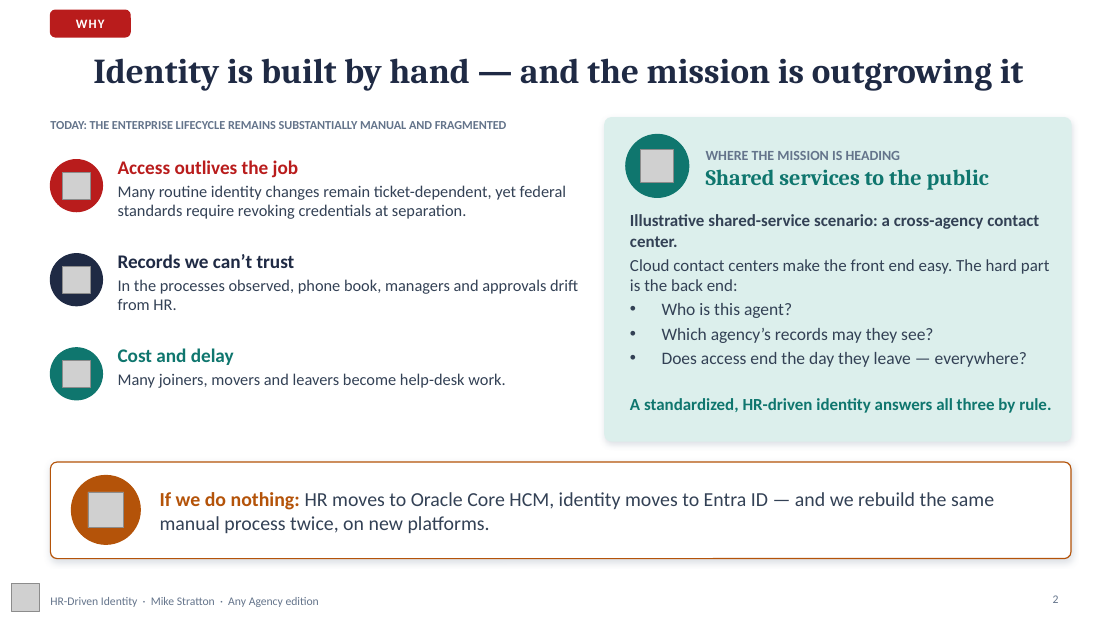
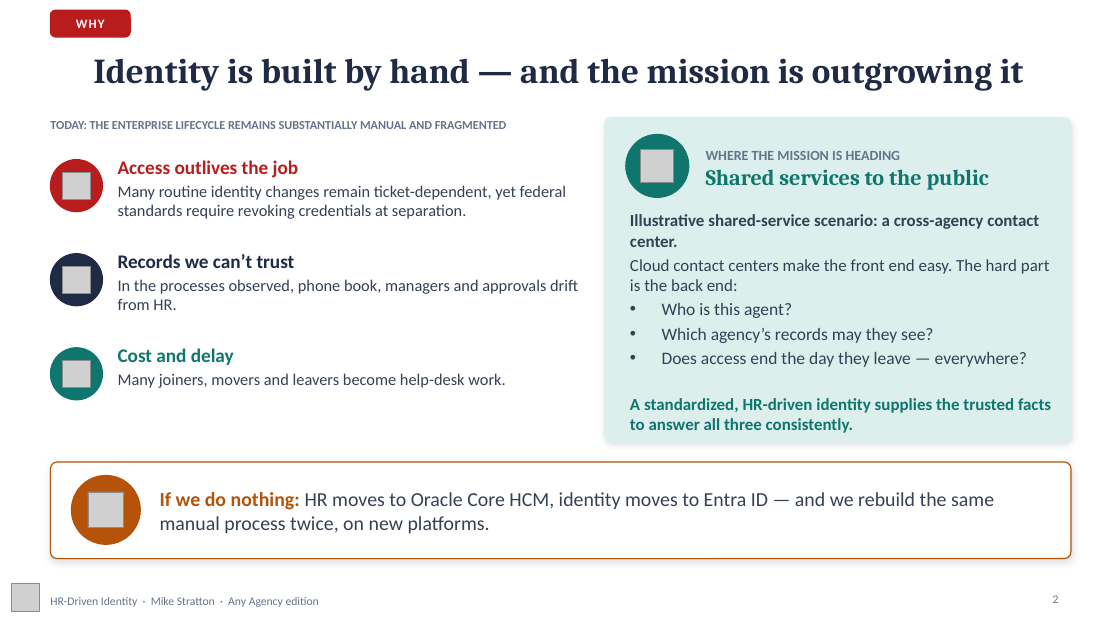
Before and after one commit to WhalerMike/modernization-workbook, a slide deck: slide 2 of presentations/hr-driven-identity-interview/HR_Driven_Identity_Exec_AnyAgency_Narrated.pptx. Drawn at 1120x630 pixels with LibreOffice and Linux fonts; fonts in the diff are those of the drawing; grey boxes stand for pictures; background and template pictures are left out. Boxes give left, top, right and bottom in pixels: in the first picture for what was removed or moved away, otherwise in the second. Text is boxed around its words. In the diff, an @@ line names an element or a change of style, - is before the commit and + after.

```diff
--- a/presentations/hr-driven-identity-interview/HR_Driven_Identity_Exec_AnyAgency_Narrated.pptx
+++ b/presentations/hr-driven-identity-interview/HR_Driven_Identity_Exec_AnyAgency_Narrated.pptx
@@ text at box(630, 398, 1051, 433): text changed @@
-A standardized, HR-driven identity answers all three by rule.
+A standardized, HR-driven identity supplies the trusted facts to answer all three consistently.
```
Also in this commit, not shown: 5 other slides changed, 12 other files.
